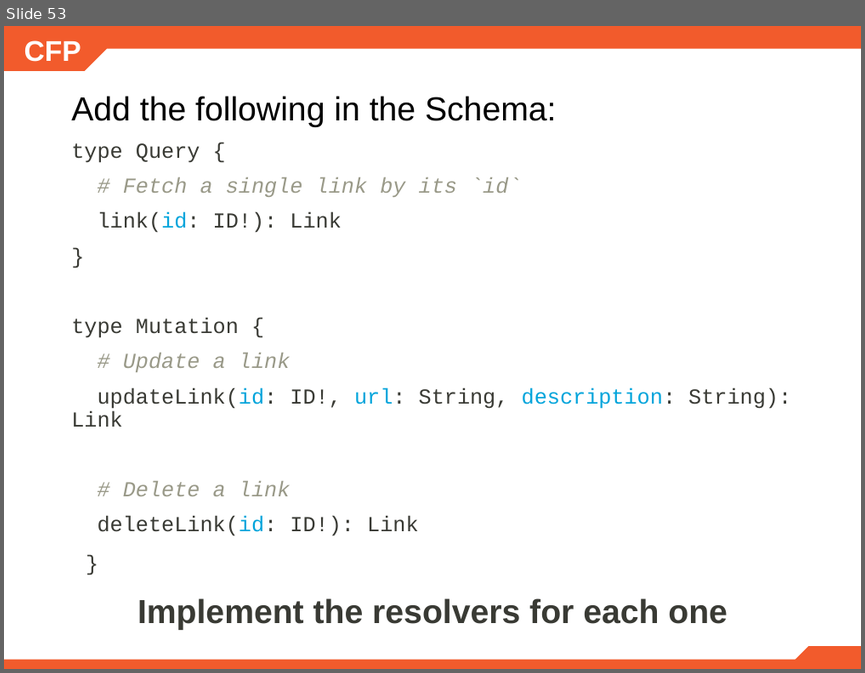
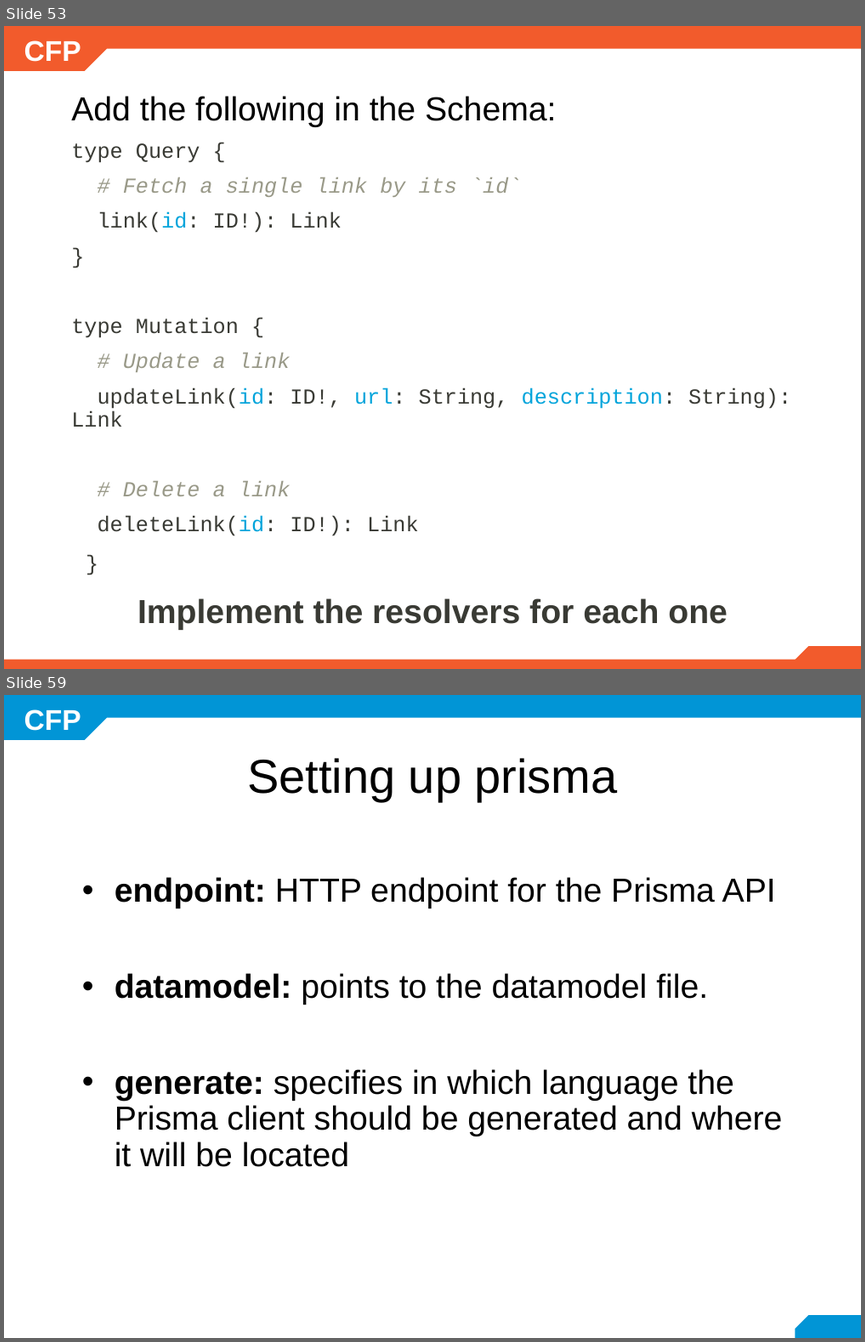
Before and after one commit to mariela21180/cfp-2019, a slide deck: modulo6/6.3.1/- GraphQL.pptx. Shown one above the other, each under a label of ours: slide 53 before the commit, slides 53 and 59 after it; the slides between them are not shown. The pictures are 865x673 and 865x1342 pixels, drawn with LibreOffice and Linux fonts; fonts in the diff are those of the drawing; background and template pictures are left out. Boxes give left, top, right and bottom in pixels: in the first picture for what was removed or moved away, otherwise in the second. Text is boxed around its words. In the diff, an @@ line names an element or a change of style, - is before the commit and + after.

```diff
--- a/modulo6/6.3.1/- GraphQL.pptx
+++ b/modulo6/6.3.1/- GraphQL.pptx
@@ slide 59 added at <box>4,695,861,1338</box>, background #FFFFFF; not listed: 1 template element that a slide beside it also shows @@
@@ snip rect added at <box>4,695,107,740</box>, fill #0195D6 @@
@@ rectangle added at <box>100,695,861,718</box>, fill #0195D6 @@
@@ title added at <box>247,758,618,801</box>, 40 pt, text #000000 @@
+Setting up prisma
@@ text added at <box>114,877,783,1167</box>, 28 pt, text #000000 @@
+• endpoint: HTTP endpoint for the Prisma API
+• datamodel: points to the datamodel file.
+• generate: specifies in which language the Prisma client should be generated and where it will be located
@@ snip rect added at <box>794,1315,861,1338</box>, fill #0195D6 @@
```
Also in this commit, not shown: 1 slide changed, 38 other slides added, 1 other file.
